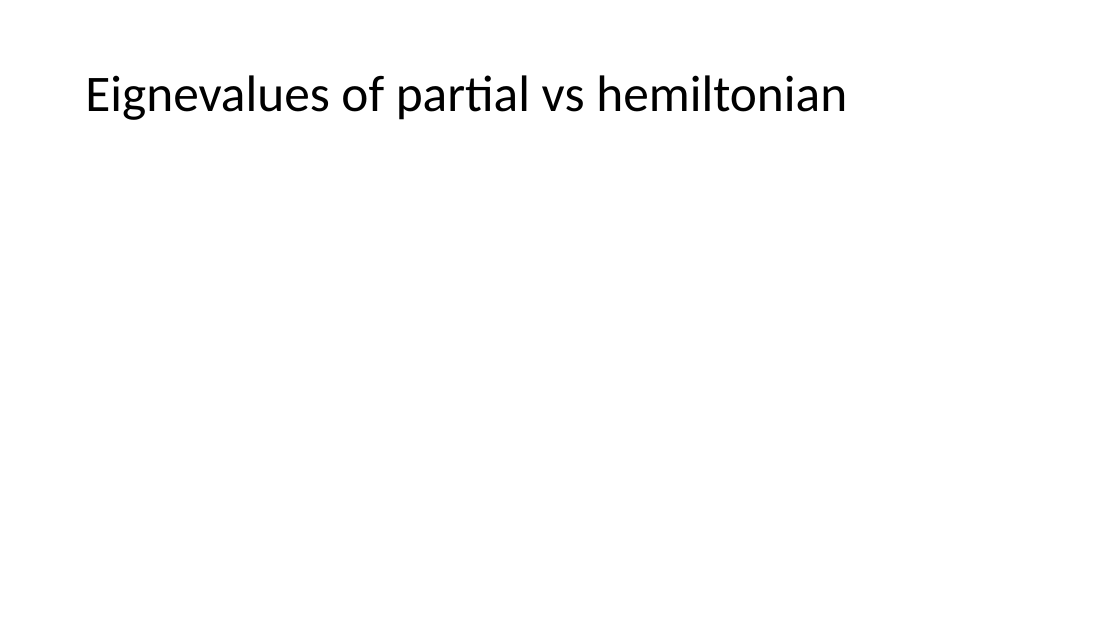
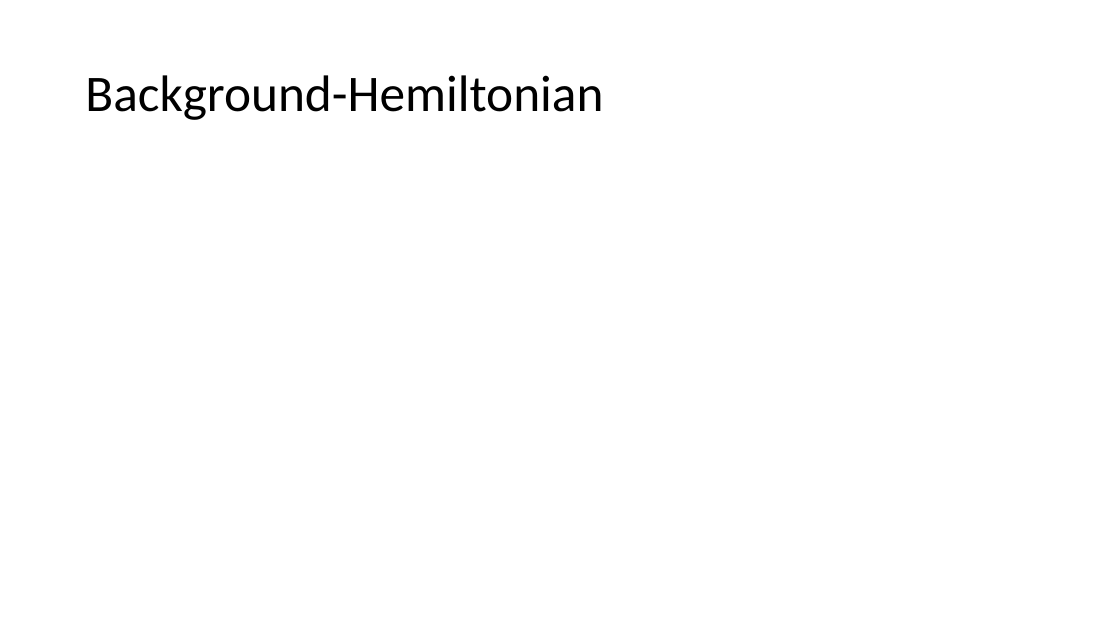
Before and after one commit to tsachiblau/geometricComputerVisionProject, a slide deck: slide 10 of Presentation.pptx (slide 9 before the commit). Drawn at 1120x630 pixels with LibreOffice and Linux fonts; fonts in the diff are those of the drawing; grey boxes stand for pictures. Boxes give left, top, right and bottom in pixels: in the first picture for what was removed or moved away, otherwise in the second. Text is boxed around its words. In the diff, an @@ line names an element or a change of style, - is before the commit and + after.

```diff
--- a/Presentation.pptx
+++ b/Presentation.pptx
@@ title at (85, 75, 603, 120): text changed @@
-Eignevalues of partial vs hemiltonian
+Background-Hemiltonian
```
Also in this commit, not shown: 3 other slides changed, 1 slide added.
